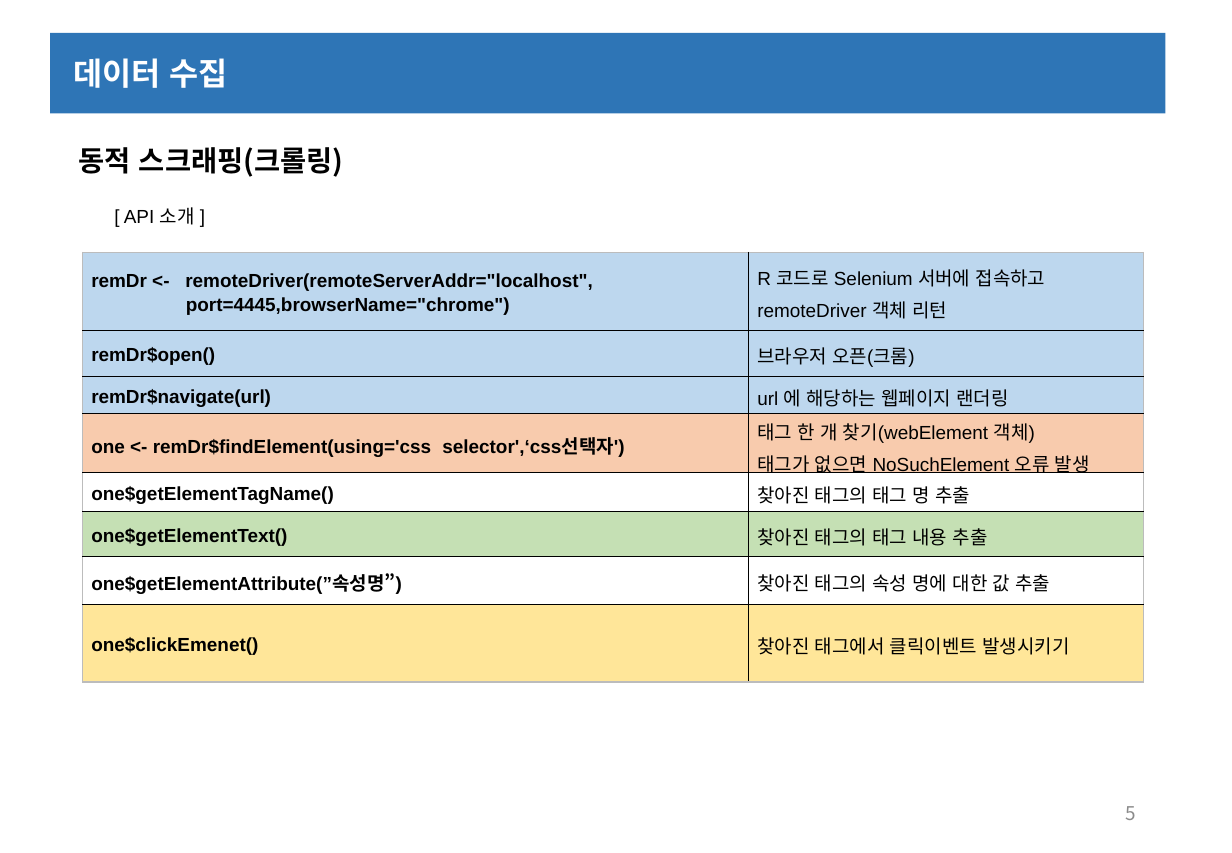
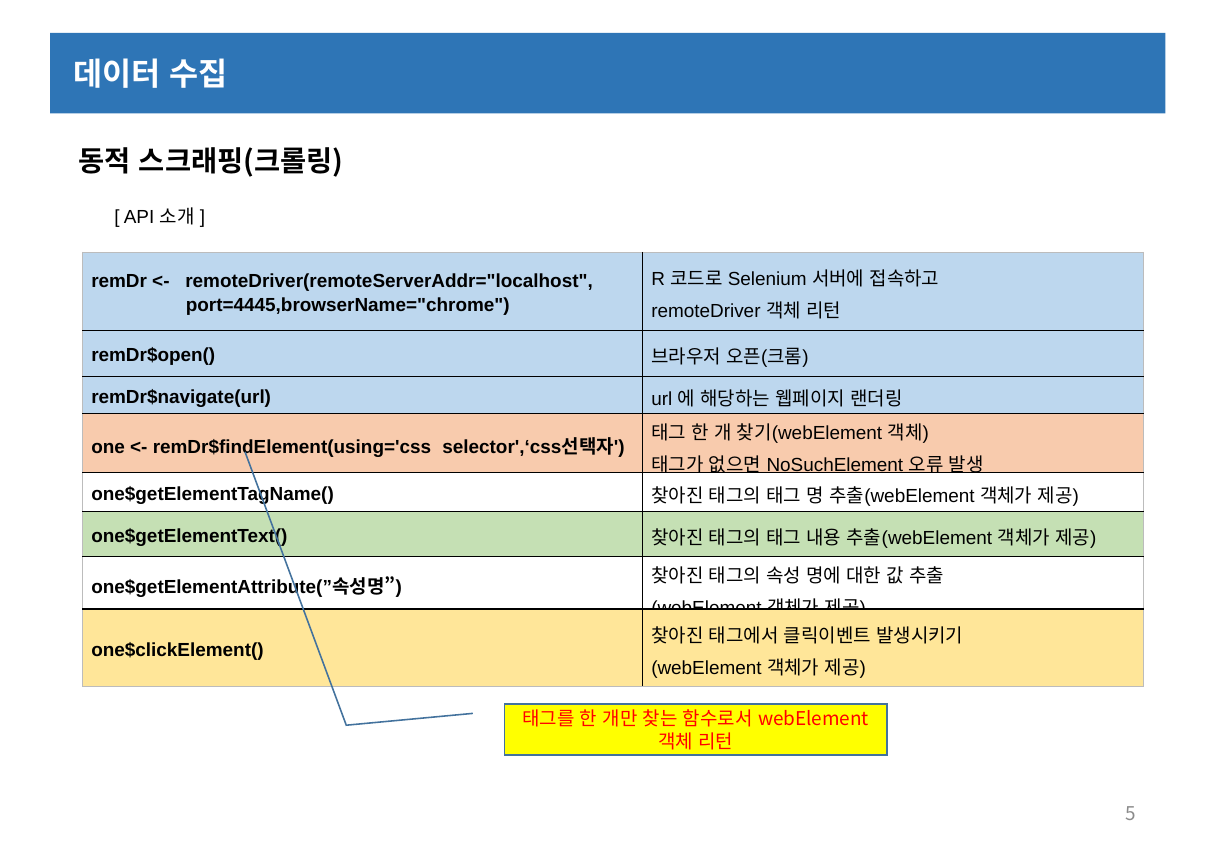
Before and after one commit to dwinf/TIL, a slide deck: slide 5 of R/R데이터수집_동적.pptx. Drawn at 1232x853 pixels with LibreOffice and Linux fonts; fonts in the diff are those of the drawing. Boxes give left, top, right and bottom in pixels: in the first picture for what was removed or moved away, otherwise in the second. Text is boxed around its words. In the diff, an @@ line names an element or a change of style, - is before the commit and + after.

```diff
--- a/R/R데이터수집_동적.pptx
+++ b/R/R데이터수집_동적.pptx
@@ table at [83, 253, 1143, 685] @@
-row 5, column 2: 찾아진 태그의 태그 명 추출
+row 5, column 2: 찾아진 태그의 태그 명 추출(webElement 객체가 제공)
-row 6, column 2: 찾아진 태그의 태그 내용 추출
+row 6, column 2: 찾아진 태그의 태그 내용 추출(webElement 객체가 제공)
-row 7, column 2: 찾아진 태그의 속성 명에 대한 값 추출
+row 7, column 2: 찾아진 태그의 속성 명에 대한 값 추출 / (webElement 객체가 제공)
-row 8, column 1: one$clickEmenet()
+row 8, column 1: one$clickElement()
-row 8, column 2: 찾아진 태그에서 클릭이벤트 발생시키기
+row 8, column 2: 찾아진 태그에서 클릭이벤트 발생시키기 / (webElement 객체가 제공)
@@ border callout added at [505, 704, 887, 755], fill #FFFF00, outline #43739E 1 pt, 12 pt, text #FF0000 @@
+태그를 한 개만 찾는 함수로서 webElement 객체 리턴
```
Also in this commit, not shown: 4 other slides changed, 3 other files.
